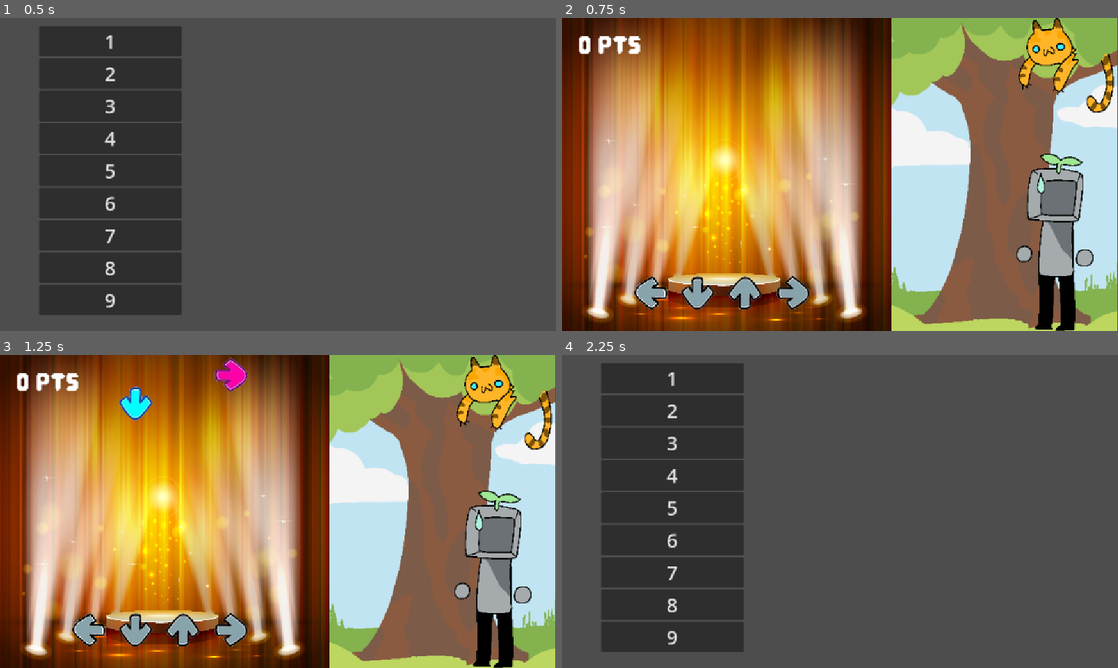
Above: before the commit, frames 1-4 (two rows, left to right).
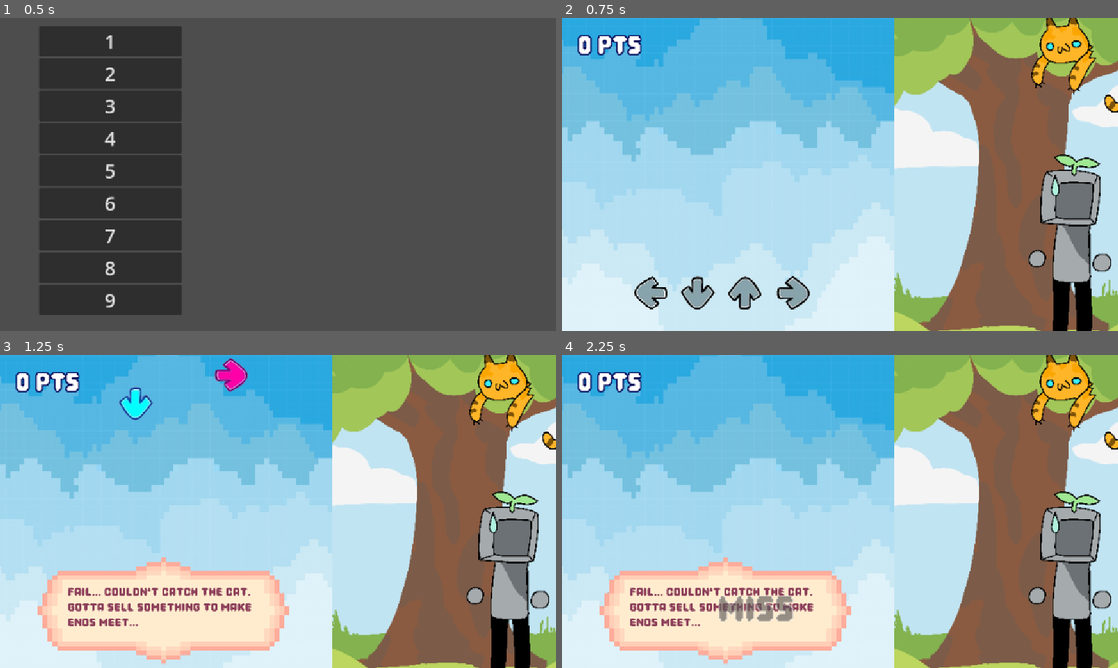
Above: after the commit, the same moments.

Repository: Ewie28/DDR
Game: Godot game, scene res://scenes/rhythm_test_scene.tscn
The game is run twice, just before and just after one commit, with the same random seed, the same clock (stepped at 60 frames per second) and the same inputs. The project has no main scene, so this scene is started directly. Sound files missing from this copy of the repository are replaced by a short silence.
Inputs:
- Up to frame 1 (0.5 s): no input
- Up to frame 2 (0.75 s): click "1" at 0.5 s
- Up to frame 3 (1.25 s): no input
- Up to frame 4 (2.25 s): hold Right (button_RIGHT) 1.28-2.03 s; hold Down (button_DOWN) from 2.03 s (still down)

Frame 1 is identical in both runs. In frame 2, 70% of the frame differs, in the area x 0-100%, y 0-100%; in frame 3, 70%; in frame 4, 100%.

Commit message:
Popup textbox after every rhythm game

Diff:
--- a/ddr/scenes/Levels/RhythmUI.tscn
+++ b/ddr/scenes/Levels/RhythmUI.tscn
@@ -20,6 +20,8 @@
 offset_top = 24.0
 offset_right = 400.0
 offset_bottom = 96.0
+theme_override_colors/font_outline_color = Color(0, 2.16588e-07, 0.321899, 1)
+theme_override_constants/outline_size = 10
 theme_override_fonts/normal_font = ExtResource("2_tf2vn")
 theme_override_font_sizes/normal_font_size = 70
 text = "0 pts"
--- a/ddr/scenes/Levels/rhythm_ui.gd
+++ b/ddr/scenes/Levels/rhythm_ui.gd
@@ -1,7 +1,7 @@
 extends Control
 
 var score: int = 0
-var pass_threshold: int = 25000
+var pass_threshold: int = 10000
 
 # Called when node enters scene tree for first time
 func _ready():
@@ -23,4 +23,4 @@
 	print("Result: " + ("PASS" if score >= pass_threshold else "FAIL"))
 
 	# Emit our own signal with the detailed results
-	Signals.RhythmGameResult.emit(score, score >= pass_threshold)
+	#Signals.RhythmGameResult.emit(score, score >= pass_threshold)
--- a/ddr/scenes/RhythmObjects/level_editor.gd
+++ b/ddr/scenes/RhythmObjects/level_editor.gd
@@ -60,10 +60,28 @@
 	print("Song finished")
 	if in_edit_mode:
 		print(fk_output_arr)
+	#else:
+		## Wait a moment before ending
+		#await get_tree().create_timer(1).timeout
+		#
+		## End the rhythm game
+		#print("Emitting EndRhythmGame signal")
+		#Signals.EndRhythmGame.emit(true)
 	else:
+		# Get the final score and compare with pass threshold
+		var rhythm_ui = get_node_or_null("../RhythmUi")
+		print(get_parent().get_children())
+		var success = false
+		if rhythm_ui != null:
+			success = rhythm_ui.score >= rhythm_ui.pass_threshold
+
+		# Emit the result signal first
+		print("Emitting RhythmGameResult signal")
+		Signals.RhythmGameResult.emit(rhythm_ui.score if rhythm_ui != null else 0, success)
+
 		# Wait a moment before ending
-		await get_tree().create_timer(1).timeout
+		await get_tree().create_timer(5).timeout
 
 		# End the rhythm game
 		print("Emitting EndRhythmGame signal")
-		Signals.EndRhythmGame.emit(true)
+		Signals.EndRhythmGame.emit(success)
--- a/ddr/scenes/RhythmObjects/rhythm_game_manager.gd
+++ b/ddr/scenes/RhythmObjects/rhythm_game_manager.gd
@@ -9,7 +9,9 @@
 		"res://assets/rhythm/rightImages/1_3.png", "res://assets/rhythm/rightImages/1_2.png"
 		],
 		"note_data": "[[2.03600317184448, 3.20933681671143, 4.04133659545898, 4.93733650390625, 7.13466983978272, 7.806669771 …(3890 unchanged characters)…
-"
+",
+		"win_text": "Success! The reward money for this cat will cover today's rent!",
+		"lose_text": "Fail... couldn't catch the cat. Gotta sell something to make ends meet..."
 	},
 	"rhythm2": {
 		"title": "Clean the Cars",
@@ -18,56 +20,72 @@
 		"res://assets/rhythm/forest.png"
 		],
 		"note_data": "[[1.07600037211609, 5.74800054187012, 7.15600053424072, 11.2733339464111, 12.596000114624, 15.262666145 …(3162 unchanged characters)…
-		"
+		",
+		"win_text": "Success!",
+		"lose_text": "Fail... Gotta sell some furniture to make ends meet..."
 	},
 	"rhythm3": {
 		"title": "Chase the Robber",
 		"music": "res://assets/audio/song_3.wav",
 		"background_images": [],
 		"note_data": "[[0.92666689509583, 3.54000035876465, 5.23600045794678, 9.14000074023437, 9.46000043505859, 9.833333412 …(3470 unchanged characters)…
-		"
+		",
+		"win_text": "Success!",
+		"lose_text": "Fail... Gotta sell some furniture to make ends meet..."
 	},
 	"rhythm4": {
 		"title": "4",
 		"music": "res://assets/audio/song_4.wav",
 		"background_images": [],
 		"note_data": "[[6.24933377856445, 8.38266698474121, 11.6466669237061, 16.553332725708, 17.4066671525879, 19.508000770 …(2423 unchanged characters)…
-"
+",
+		"win_text": "Success!",
+		"lose_text": "Fail... Gotta sell some furniture to make ends meet..."
 	},
 	"rhythm5": {
 		"title": "5",
 		"music": "res://assets/audio/song_5.wav",
 		"background_images": [],
 		"note_data": "[[4.99027214204712, 6.59018144761963, 9.21403608476562, 9.80068025743408, 15.0910655037109, 19.72013578 …(3393 unchanged characters)…
-		"
+		",
+		"win_text": "Success!",
+		"lose_text": "Fail... Gotta sell some furniture to make ends meet..."
 	},
 	"rhythm6": {
 		"title": "6",
 		"music": "res://assets/audio/song_6.wav",
 		"background_images": [],
 		"note_data": "[[0.57466659700317, 2.61200008546753, 4.9266668335144, 7.50800047075195, 9.95066652452392, 13.545333005 …(2954 unchanged characters)…
-		"
+		",
+		"win_text": "Success!",
+		"lose_text": "Fail... Gotta sell some furniture to make ends meet..."
 	},
 	"rhythm7": {
 		"title": "7",
 		"music": "res://assets/audio/song_7.wav",
 		"background_images": [],
 		"note_data": "[[5.9608841911499, 6.34485254442139, 10.0353289619629, 10.867279149646, 11.2832652107422, 12.4992066398 …(2230 unchanged characters)…
-		"
+		",
+		"win_text": "Success!",
+		"lose_text": "Fail... Gotta sell some furniture to make ends meet..."
 	},
 	"rhythm8": {
 		"title": "8",
 		"music": "res://assets/audio/song_8.wav",
 		"background_images": [],
 		"note_data": "[[0.13718829309387, 8.28607759630127, 12.5204993263428, 18.7068472877686, 19.1335154548828, 19.56013593 …(3124 unchanged characters)…
-		"
+		",
+		"win_text": "Clocking off! That'll cover the rent today.",
+		"lose_text": "Fail... Gotta sell some furniture to make ends meet..."
 	},
 	"rhythm9": {
 		"title": "9",
 		"music": "res://assets/audio/song_9.wav",
 		"background_images": [],
 		"note_data": "[[0.58533344423218, 2.58000002061768, 2.9106665626709, 6.23866663133545, 6.60133371507568, 6.9746666923 …(3787 unchanged characters)…
-		"
+		",
+		"win_text": "Success!",
+		"lose_text": "Fail... Gotta sell some furniture to make ends meet..."
 	}
 }
 
--- a/ddr/scenes/Rhythms/BaseRhythm.tscn
+++ b/ddr/scenes/Rhythms/BaseRhythm.tscn
@@ -1,11 +1,14 @@
-[gd_scene load_steps=7 format=3 uid="uid://b1nutqraenaed"]
+[gd_scene load_steps=10 format=3 uid="uid://b1nutqraenaed"]
 
 [ext_resource type="PackedScene" uid="uid://cjdk0vl85ftqi" path="res://scenes/RhythmObjects/key_listener.tscn" id="1_8xu51"]
 [ext_resource type="PackedScene" uid="uid://bvl6s4wmwd3o6" path="res://scenes/RhythmObjects/rhythm_game_manager.tscn" id="1_ekfno"]
-[ext_resource type="Texture2D" uid="uid://cmaqk7ewh5sjn" path="res://assets/rhythm/stage.jpg" id="1_op5qb"]
 [ext_resource type="Script" uid="uid://nyjod1eha4x0" path="res://scenes/Rhythms/base_rhythm.gd" id="1_rg0q4"]
 [ext_resource type="PackedScene" uid="uid://c321gnuyfb4d0" path="res://scenes/Levels/RhythmUI.tscn" id="2_htu04"]
+[ext_resource type="Texture2D" uid="uid://b2lp8rcn6b0jn" path="res://assets/rhythm/blue.jpg" id="3_4ibeq"]
 [ext_resource type="PackedScene" uid="uid://cptguqjpcgio4" path="res://scenes/RhythmObjects/level_editor.tscn" id="4_brmj2"]
+[ext_resource type="Texture2D" uid="uid://dpii333pdjbl0" path="res://assets/rhythm/textbox.png" id="7_gcwak"]
+[ext_resource type="Script" uid="uid://dwesgxujllxs2" path="res://scenes/Rhythms/textbox.gd" id="8_4ibeq"]
+[ext_resource type="FontFile" uid="uid://ixnekxu1e453" path="res://assets/rhythm/PixelGame-R9AZe.otf" id="9_4ibeq"]
 
 [node name="BaseRhythm" type="Node2D"]
 script = ExtResource("1_rg0q4")
@@ -15,9 +18,9 @@
 [node name="Camera2D" type="Camera2D" parent="."]
 
 [node name="BackgroundLeft" type="Sprite2D" parent="."]
-position = Vector2(-239.5, -23)
-scale = Vector2(0.279436, 0.302)
-texture = ExtResource("1_op5qb")
+position = Vector2(-264, 8.00002)
+scale = Vector2(0.391667, 0.586735)
+texture = ExtResource("3_4ibeq")
 
 [node name="KeyListener" parent="." instance=ExtResource("1_8xu51")]
 texture_filter = 1
@@ -49,12 +52,29 @@
 [node name="LevelEditor" parent="." instance=ExtResource("4_brmj2")]
 
 [node name="BackgroundImage" type="TextureRect" parent="."]
-offset_left = 96.0
-offset_top = -328.0
-offset_right = 584.0
-offset_bottom = 336.0
+offset_left = 112.0
+offset_top = -336.0
+offset_right = 616.0
+offset_bottom = 352.0
 expand_mode = 4
-stretch_mode = 5
 
 [node name="Rhythm_camera" type="Camera2D" parent="."]
 ignore_rotation = false
+
+[node name="Textbox" type="Sprite2D" parent="."]
+position = Vector2(-232, 210)
+scale = Vector2(0.601901, 0.53953)
+texture = ExtResource("7_gcwak")
+script = ExtResource("8_4ibeq")
+
+[node name="questText" type="RichTextLabel" parent="Textbox"]
+offset_left = -340.0
+offset_top = -108.0
+offset_right = 325.0
+offset_bottom = 87.0
+theme_override_colors/default_color = Color(0.552941, 0.25098, 0.356863, 1)
+theme_override_colors/font_selected_color = Color(0.552996, 0.252237, 0.357067, 1)
+theme_override_fonts/normal_font = ExtResource("9_4ibeq")
+theme_override_font_sizes/normal_font_size = 57
+text = "The cat is in the tree oh no"
+scroll_active = false
--- a/ddr/scenes/Rhythms/base_rhythm.gd
+++ b/ddr/scenes/Rhythms/base_rhythm.gd
@@ -76,7 +76,7 @@
 
 	# Update the background image
 	if bg_path and bg_path != "":
-		print("Displaying background image: " + bg_path)
+		#print("Displaying background image: " + bg_path)
 		background_image.texture = load(bg_path)
 		background_image.visible = true
 	else:
--- /dev/null
+++ b/ddr/scenes/Rhythms/textbox.gd
@@ -0,0 +1,38 @@
+extends Sprite2D
+
+@onready var quest_text = $questText
+
+func _ready():
+	# Hide the textbox initially
+	visible = false
+	quest_text.text = ""
+
+	# Connect to the necessary signals
+	Signals.RhythmGameResult.connect(_on_rhythm_game_result)
+	Signals.EndRhythmGame.connect(_on_rhythm_game_ended)
+
+func _on_rhythm_game_result(score: int, success: bool):
+	# Get the current level from the RhythmGameManager
+	var rhythm_game_manager = get_node("../RhythmGameManager")
+	if rhythm_game_manager != null and rhythm_game_manager.current_level != "":
+		var level_id = rhythm_game_manager.current_level
+
+		if level_id in rhythm_game_manager.levels:
+			var level_data = rhythm_game_manager.levels[level_id]
+
+			# Set the appropriate text based on success
+			if success and "win_text" in level_data:
+				quest_text.text = level_data.win_text
+			elif not success and "lose_text" in level_data:
+				quest_text.text = level_data.lose_text
+			else:
+				quest_text.text = "Level " + (level_data.title if "title" in level_data else level_id) + \
+								 " " + ("completed!" if success else "failed!")
+
+			# Show the textbox
+			print("TEXT in textbox" + quest_text.text)
+			visible = true
+
+func _on_rhythm_game_ended(_success):
+	# Hide the textbox when the game completely ends
+	visible = false
--- a/ddr/scenes/rhythm_test_scene.gd
+++ b/ddr/scenes/rhythm_test_scene.gd
@@ -49,7 +49,7 @@
 	if _success:
 		print("game end")
 	else:
-		print("game crashed")
+		print("game not success end?")
 
 	# Show the test UI again
 	visible = true
Binary file added: ddr/assets/rhythm/blue.jpg
Binary file added: ddr/assets/rhythm/textbox.png
Not shown: 1 places in ddr/scenes/Bedroom.tscn that only renumber resources
Not shown: 1 places in ddr/scenes/Levels/RhythmUI.tscn that only renumber resources
Not shown: 1 places in ddr/scenes/RhythmObjects/falling_key.tscn that only renumber resources
Not shown: 1 places in ddr/scenes/RhythmObjects/key_listener.tscn that only renumber resources
Not shown, added: ddr/scenes/Rhythms/textbox.gd.uid
Not shown: 1 places in ddr/scenes/outside.tscn that only renumber resources
